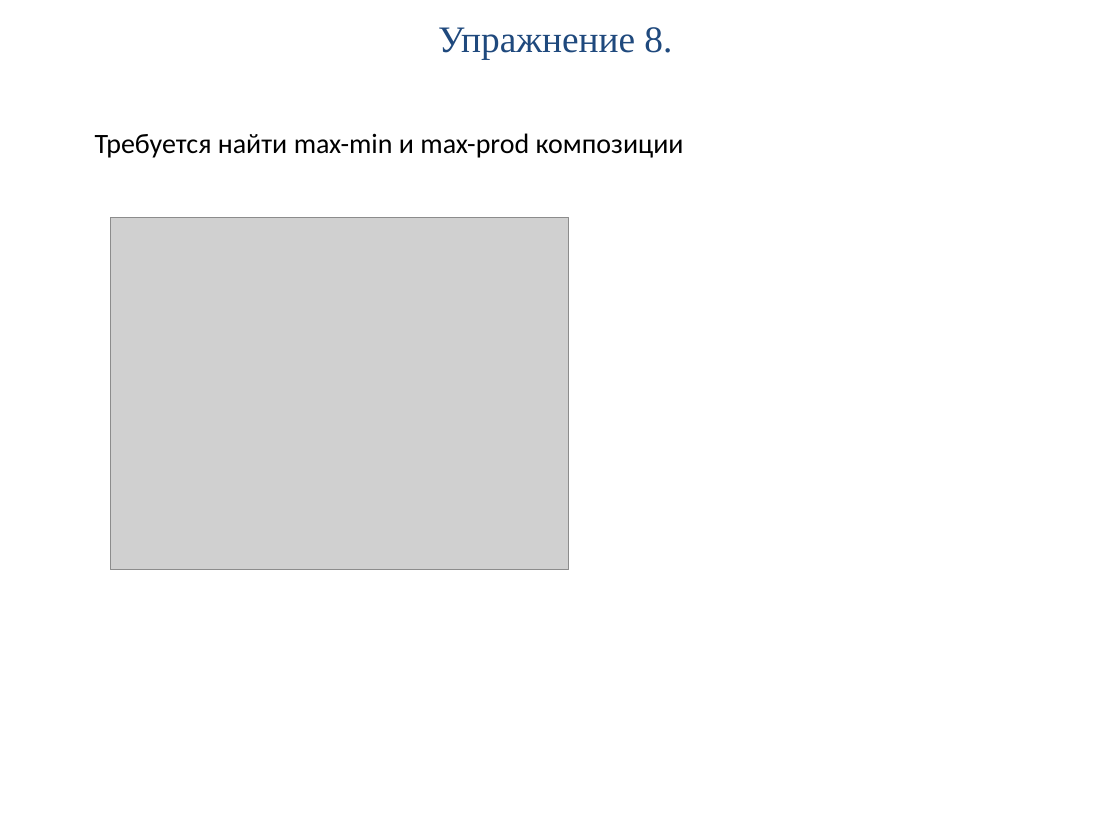
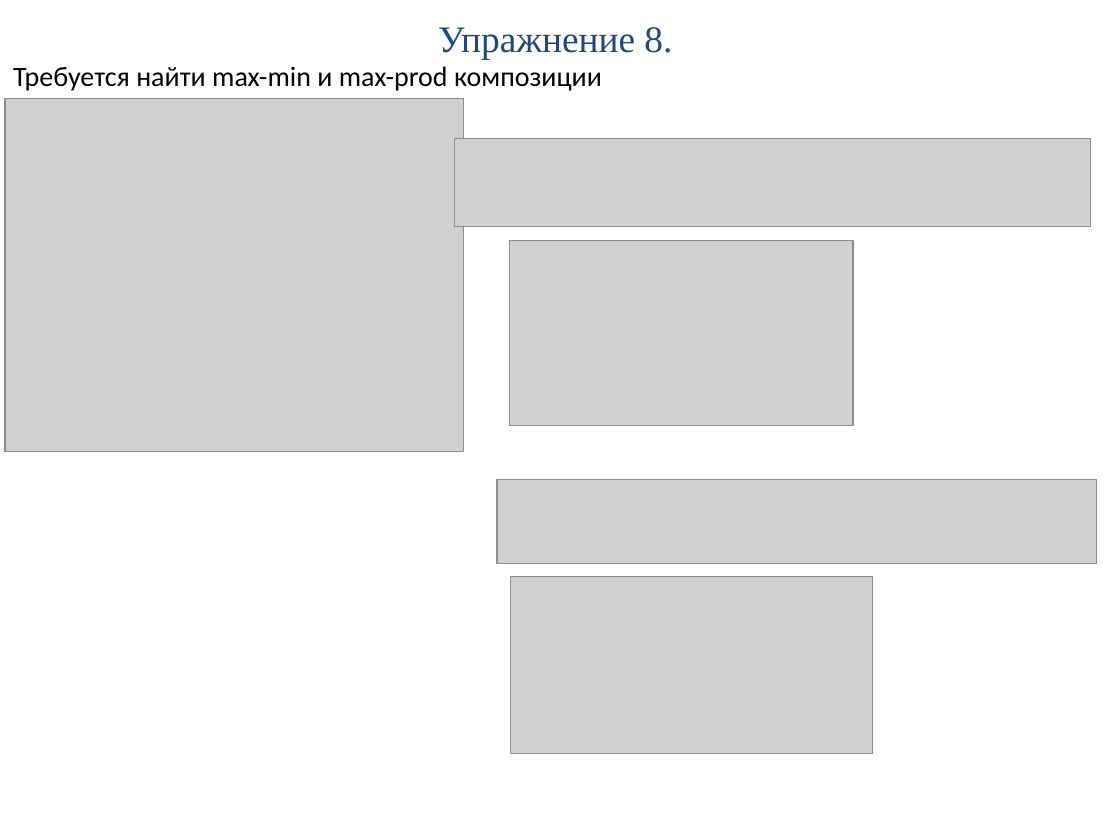
Before and after one commit to PPPoE15/MASTER, a slide deck: slide 22 of 2_sem/ISU/practice/ИСУ_практ_2.pptx (slide 29 before the commit). Drawn at 1120x840 pixels with LibreOffice and Linux fonts; fonts in the diff are those of the drawing; grey boxes stand for pictures. Boxes give left, top, right and bottom in pixels: in the first picture for what was removed or moved away, otherwise in the second. Text is boxed around its words. In the diff, an @@ line names an element or a change of style, - is before the commit and + after.

```diff
--- a/2_sem/ISU/practice/ИСУ_практ_2.pptx
+++ b/2_sem/ISU/practice/ИСУ_практ_2.pptx
@@ text "Требуется найти max-min и max-prod ...": place and size @@
-text "Требуется найти max-min и max-prod ..." at bbox=[95, 133, 684, 158]
+text "Требуется найти max-min и max-prod ..." at bbox=[13, 66, 602, 91]
@@ picture: place and size @@
-picture at bbox=[110, 217, 568, 570]
+picture at bbox=[6, 99, 464, 451]
@@ picture added at bbox=[455, 139, 1092, 227] @@
@@ picture added at bbox=[510, 241, 853, 426] @@
@@ picture added at bbox=[497, 479, 1096, 563] @@
@@ picture added at bbox=[511, 577, 872, 753] @@
```
Also in this commit, not shown: 6 other slides changed, 9 slides removed, 8 other files.
